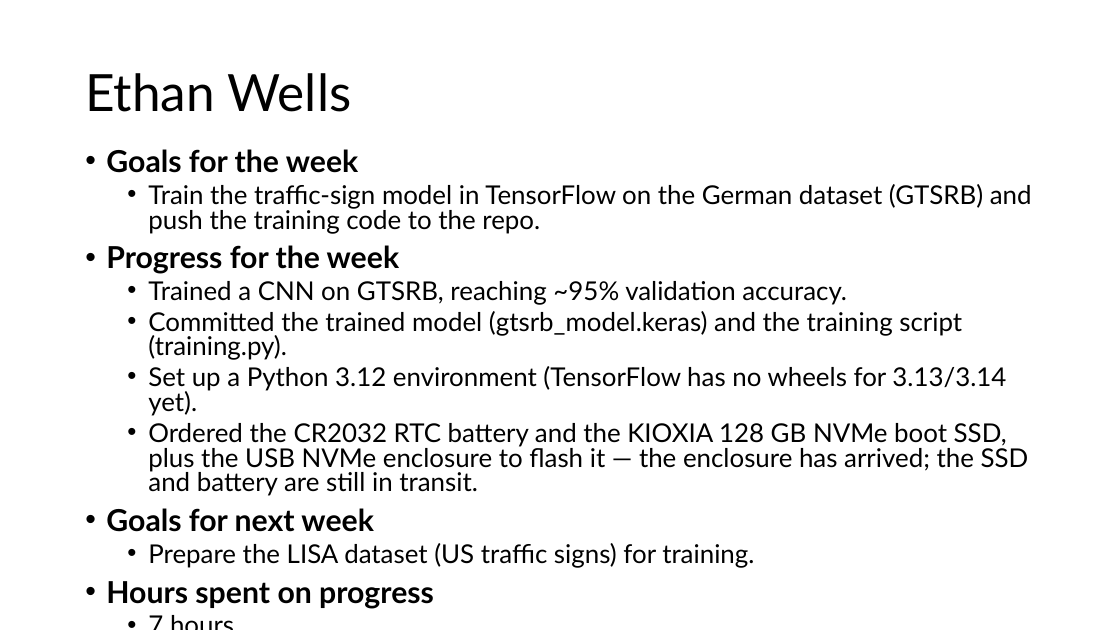
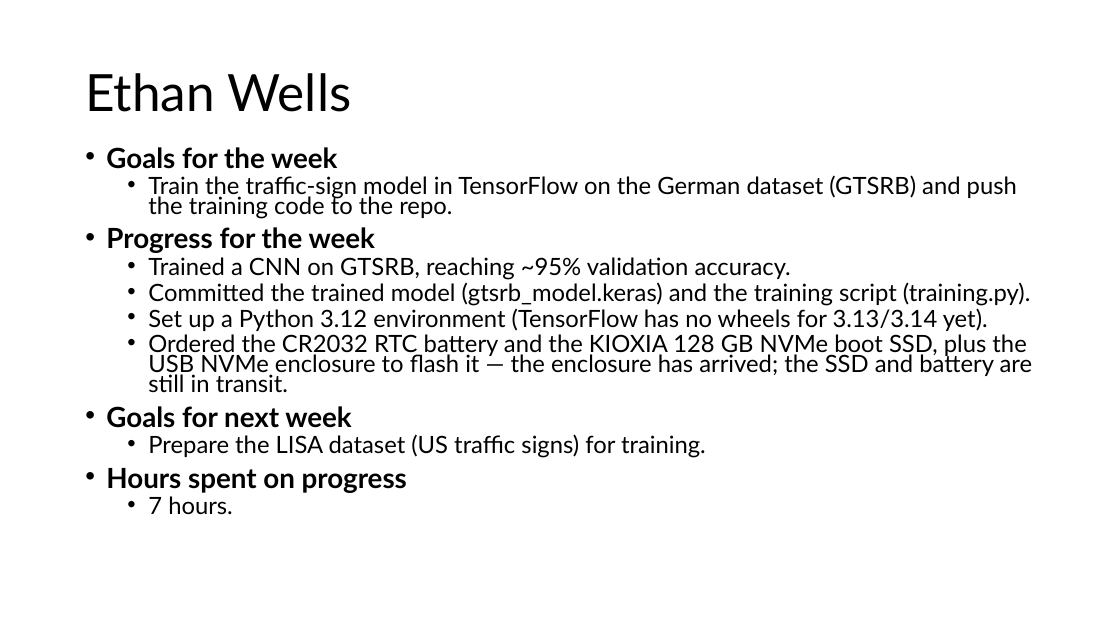
Before and after one commit to EthanWellsSr/Self-Driving-RC-Car, a slide deck: slide 2 of Weekly Reports/Self-Driving-RC-Car.pptx. Drawn at 1120x630 pixels with LibreOffice and Linux fonts; fonts in the diff are those of the drawing. Boxes give left, top, right and bottom in pixels: in the first picture for what was removed or moved away, otherwise in the second. Text is boxed around its words. In the diff, an @@ line names an element or a change of style, - is before the commit and + after.

Commit message:
Week 4 slide updates

```diff
--- a/Weekly Reports/Self-Driving-RC-Car.pptx
+++ b/Weekly Reports/Self-Driving-RC-Car.pptx
@@ text "Goals for the week" at (106,147,1033,515): size 25.9 to 23.8 pt in "Goals for the week", "Progress for the week", "Goals for next week", "Hours spent on progress"; size 22.2 to 20.4 pt in "Train the traffic-sign model in TensorFlow on ...", "Trained a CNN on GTSRB, reaching ~95% ...", "Committed the trained model (gtsrb_model.keras) and the ...", "Set up a Python 3.12 environment (TensorFlow ..." and 3 more places; line spacing 0.8 to 0.7 @@
```
Also in this commit, not shown: 1 slide added.
